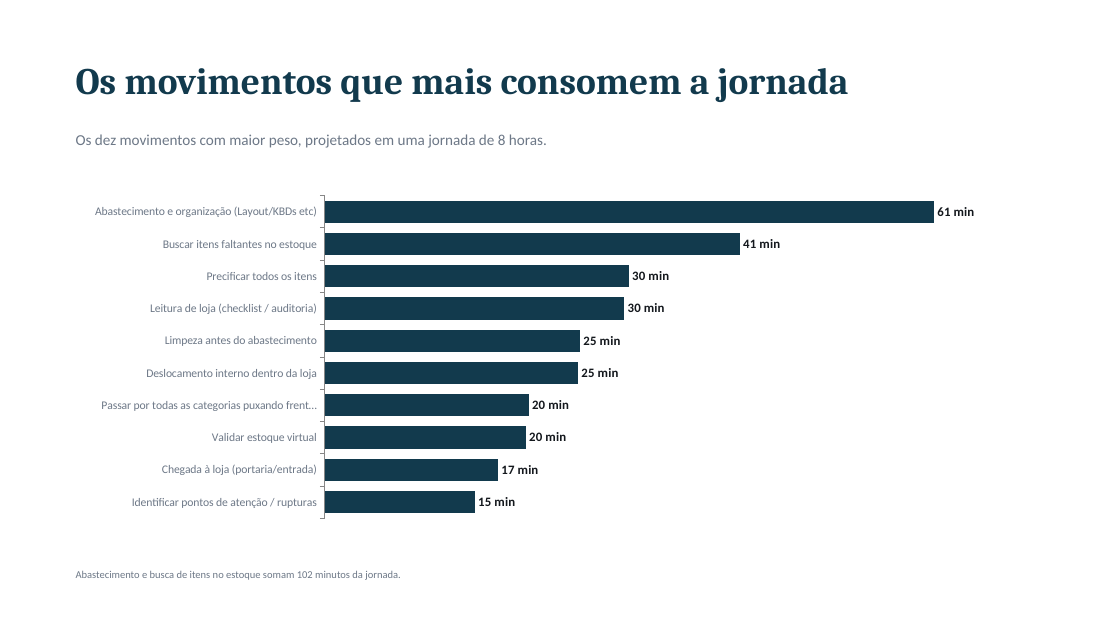
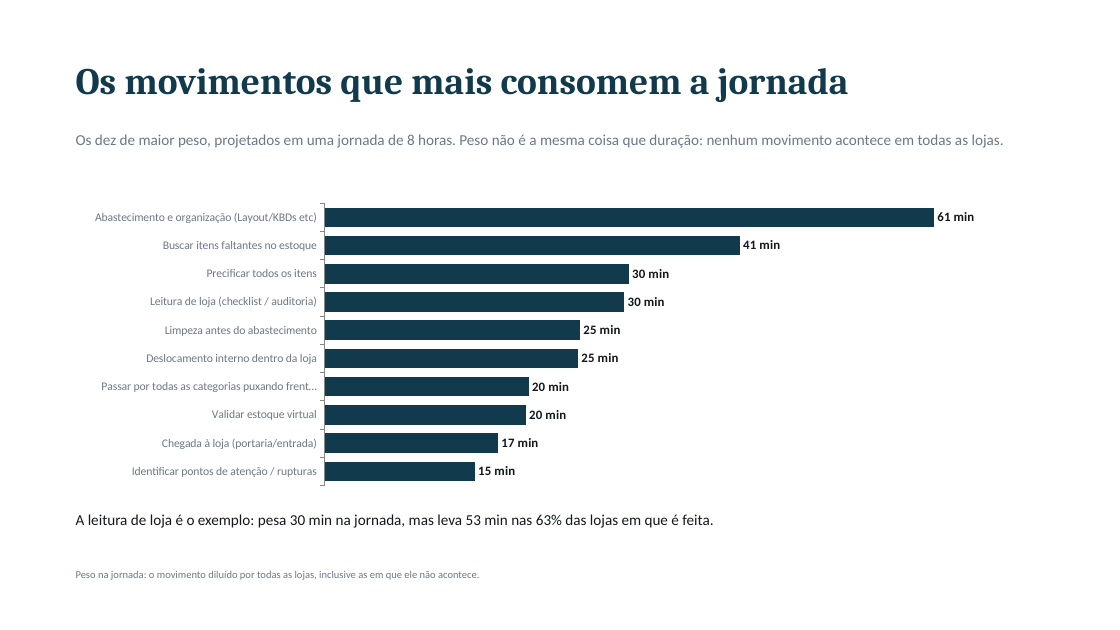
Before and after one commit to SPOTPROMO-PG/Tempos-e-Movimentos, a slide deck: slide 7 of analise/entregaveis/Tempos e Movimentos - Apresentacao.pptx. Drawn at 1120x630 pixels with LibreOffice and Linux fonts; fonts in the diff are those of the drawing. Boxes give left, top, right and bottom in pixels: in the first picture for what was removed or moved away, otherwise in the second. Text is boxed around its words. In the diff, an @@ line names an element or a change of style, - is before the commit and + after.

```diff
--- a/analise/entregaveis/Tempos e Movimentos - Apresentacao.pptx
+++ b/analise/entregaveis/Tempos e Movimentos - Apresentacao.pptx
@@ text at <box>76,134,1004,148</box>: text changed @@
-Os dez movimentos com maior peso, projetados em uma jornada de 8 horas.
+Os dez de maior peso, projetados em uma jornada de 8 horas. Peso não é a mesma coisa que duração: nenhum movimento acontece em todas as lojas.
@@ bar chart: place and size @@
-bar chart at <box>76,189,1046,525</box>
+bar chart at <box>76,197,1046,492</box>
@@ text at <box>76,514,713,528</box>: text changed; size 9 to 13 pt; text colour #6D7887 to #14181D @@
-Abastecimento e busca de itens no estoque somam 102 minutos da jornada.
+A leitura de loja é o exemplo: pesa 30 min na jornada, mas leva 53 min nas 63% das lojas em que é feita.
@@ text added at <box>76,571,479,580</box>, 9 pt, text #6D7887 @@
+Peso na jornada: o movimento diluído por todas as lojas, inclusive as em que ele não acontece.
```
Also in this commit, not shown: 31 other files.
